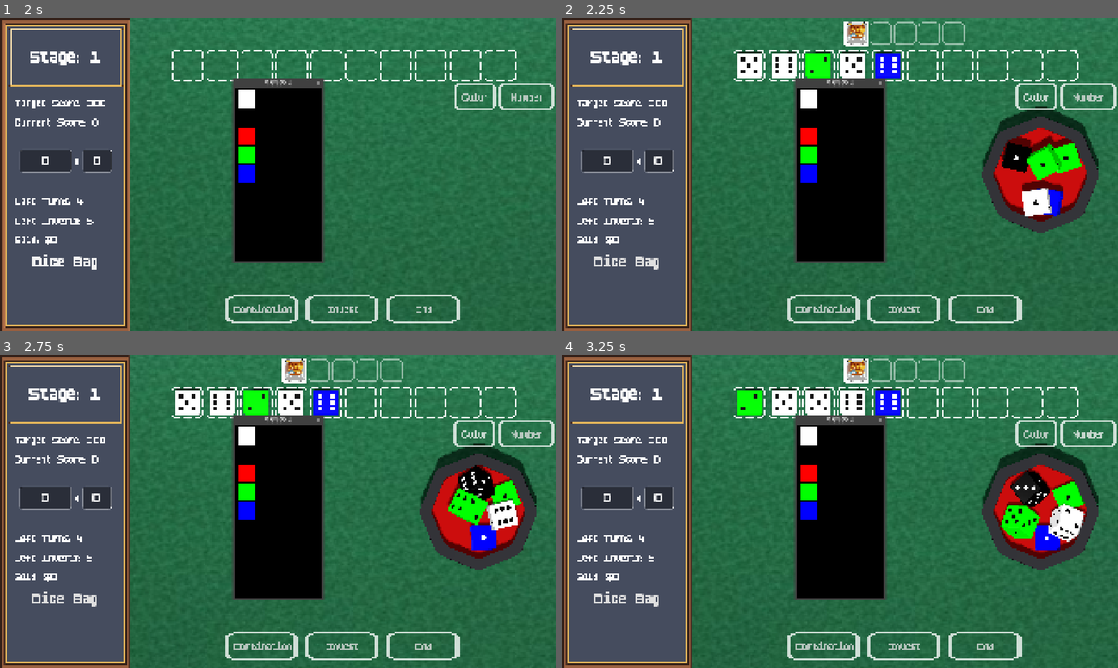
Above: before the commit, frames 1-4 (two rows, left to right).
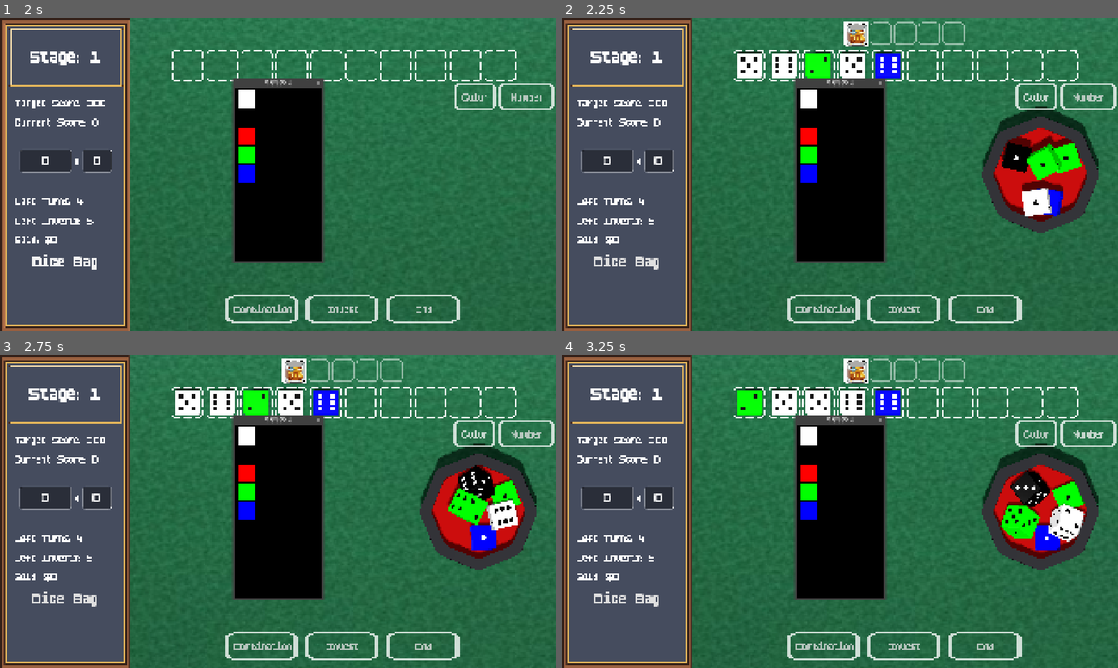
Above: after the commit, the same moments.

Repository: SangHyung-Jung/ColorDiceRollGame
Game: Godot game, scene res://scenes/game_root.tscn
Two runs of this game, one before a commit and one after it. Both use one fixed random seed, a clock stepped at 60 frames per second and the inputs below.
Inputs:
- Up to frame 1 (2 s): click "Start Game" at 0.5 s; click "Dice Bag" at 1.25 s
- Up to frame 2 (2.25 s): click "Color" at 2 s
- Up to frame 3 (2.75 s): no input
- Up to frame 4 (3.25 s): click "Number" at 2.75 s

Frame 1 is identical in both runs. In frame 2, 0.2% of the frame differs, in the area x 51-55%, y 1-10%; in frame 3, 0.2%; in frame 4, 0.2%.

Commit message:
joker flipped

Diff:
--- a/scripts/shop_dice.gd
+++ b/scripts/shop_dice.gd
@@ -38,6 +38,7 @@
 		var texture_path = "res://assets/joker_images/" + joker["english_name"] + ".png"
 		if ResourceLoader.exists(texture_path):
 			sprite.texture = load(texture_path)
+			sprite.scale = Vector3(1, -1, 1) # [추가] 이미지 상하 반전
 		else:
 			print("Warning: Texture not found at: ", texture_path)
 
